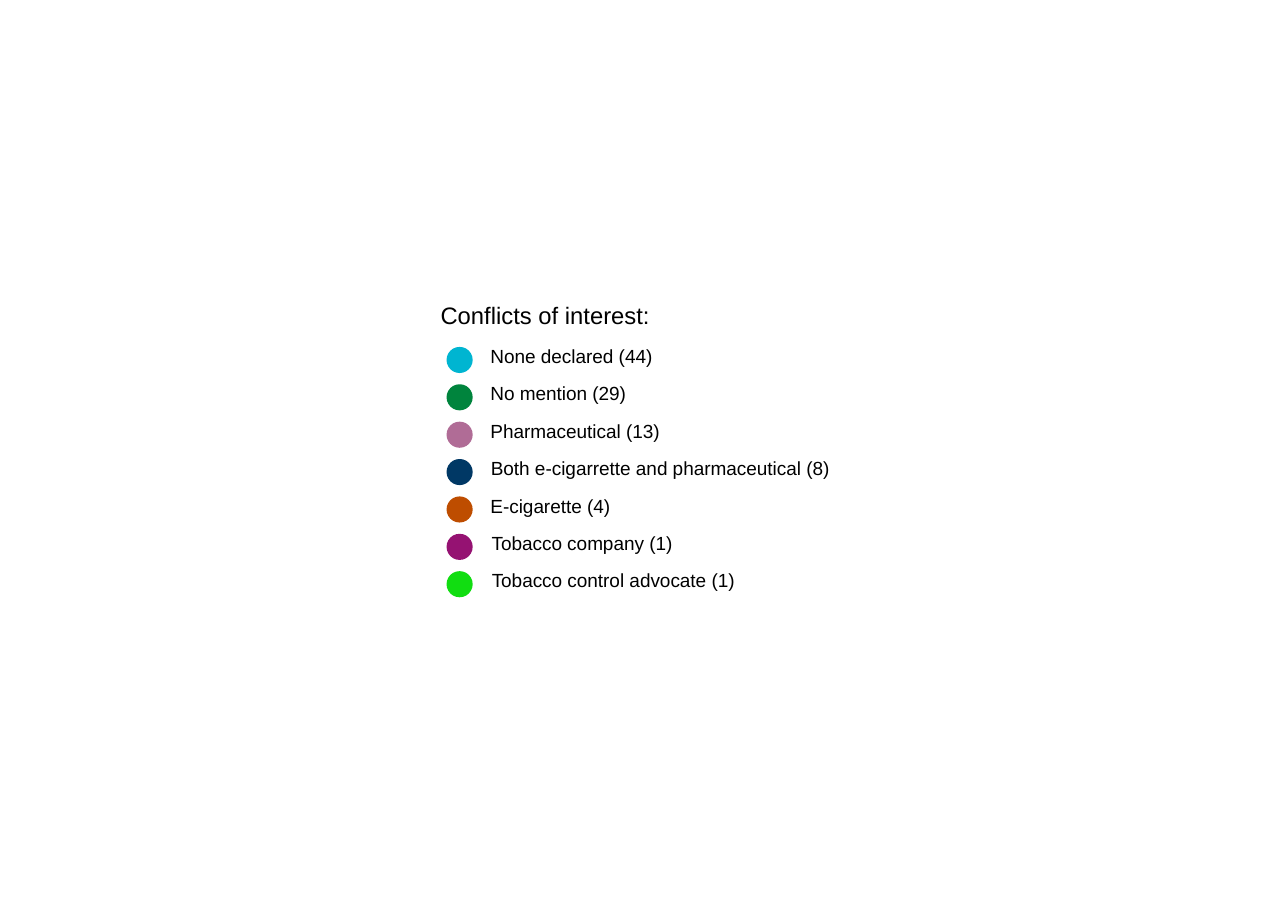
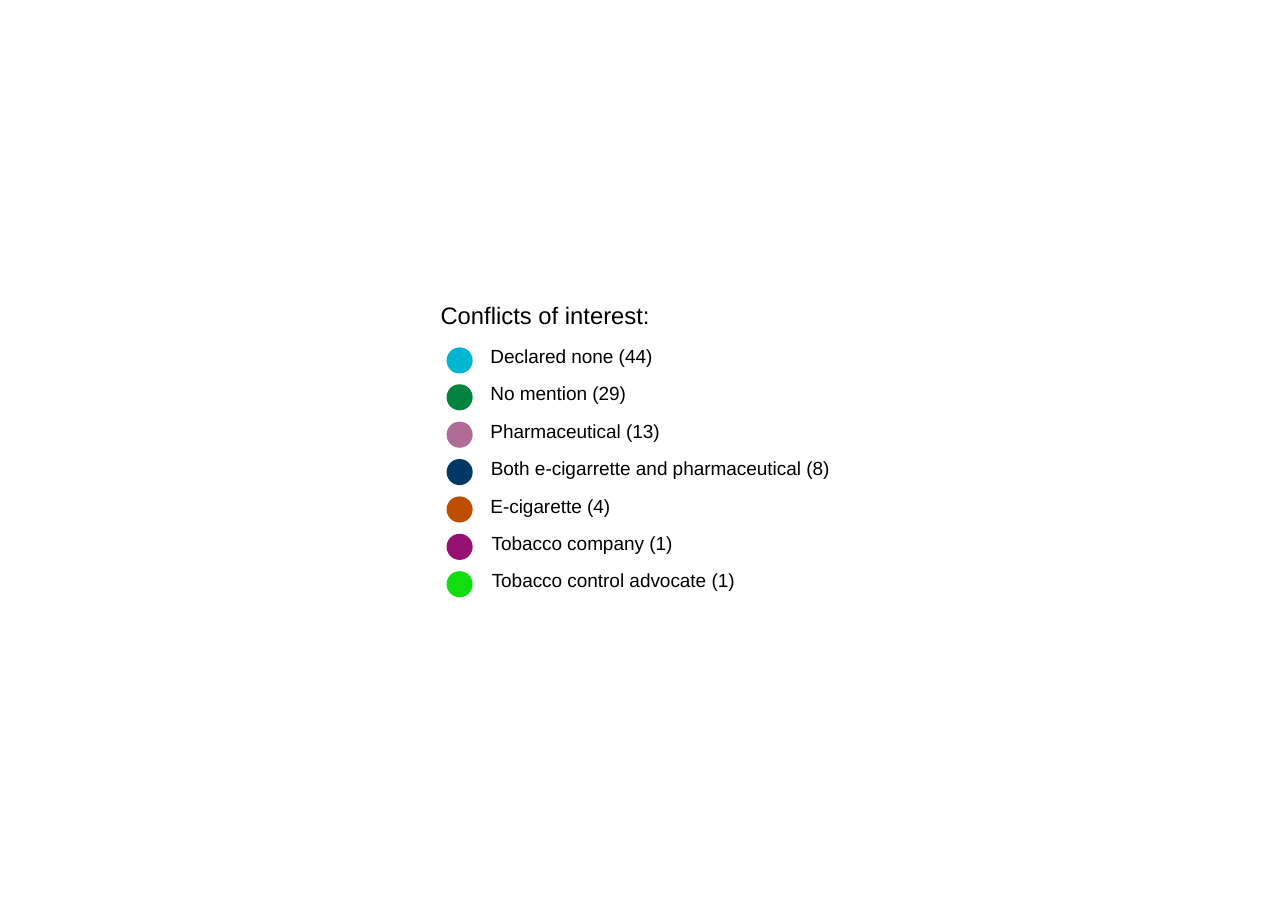
Before and after one commit to marissasmith8/Citation-Network-Analysis, a slide deck: slide 1 of outputs/legend_conf_paper.pptx. Drawn at 1288x908 pixels with LibreOffice and Linux fonts; fonts in the diff are those of the drawing. Boxes give left, top, right and bottom in pixels: in the first picture for what was removed or moved away, otherwise in the second. Text is boxed around its words. In the diff, an @@ line names an element or a change of style, - is before the commit and + after.

```diff
--- a/outputs/legend_conf_paper.pptx
+++ b/outputs/legend_conf_paper.pptx
@@ rectangle: place and size @@
-rectangle at bbox=[251, 240, 1037, 668]
+rectangle at bbox=[251, 234, 1037, 673]
@@ text at bbox=[490, 349, 653, 367]: text changed @@
-None declared (44)
+Declared none (44)
```
Also in this commit, not shown: 6 other files.
